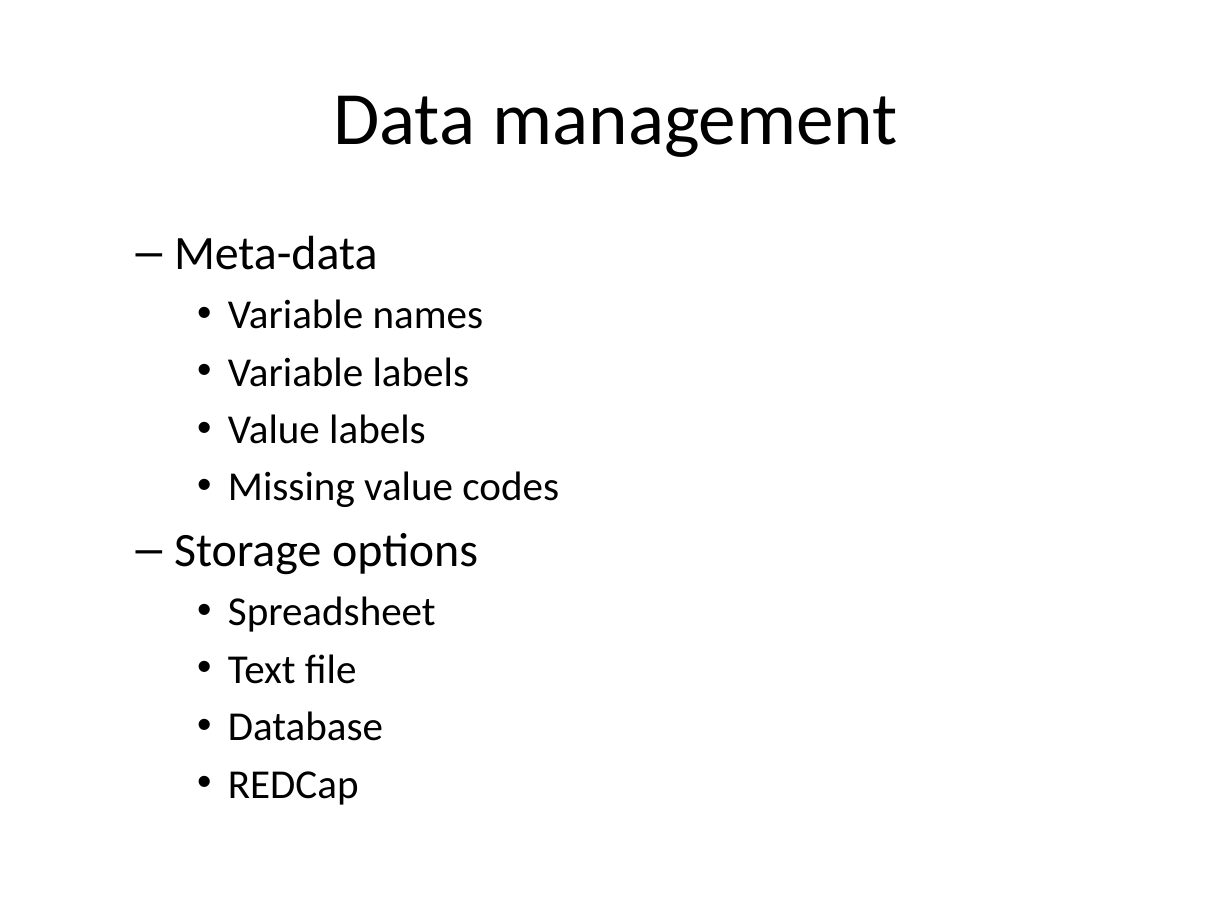
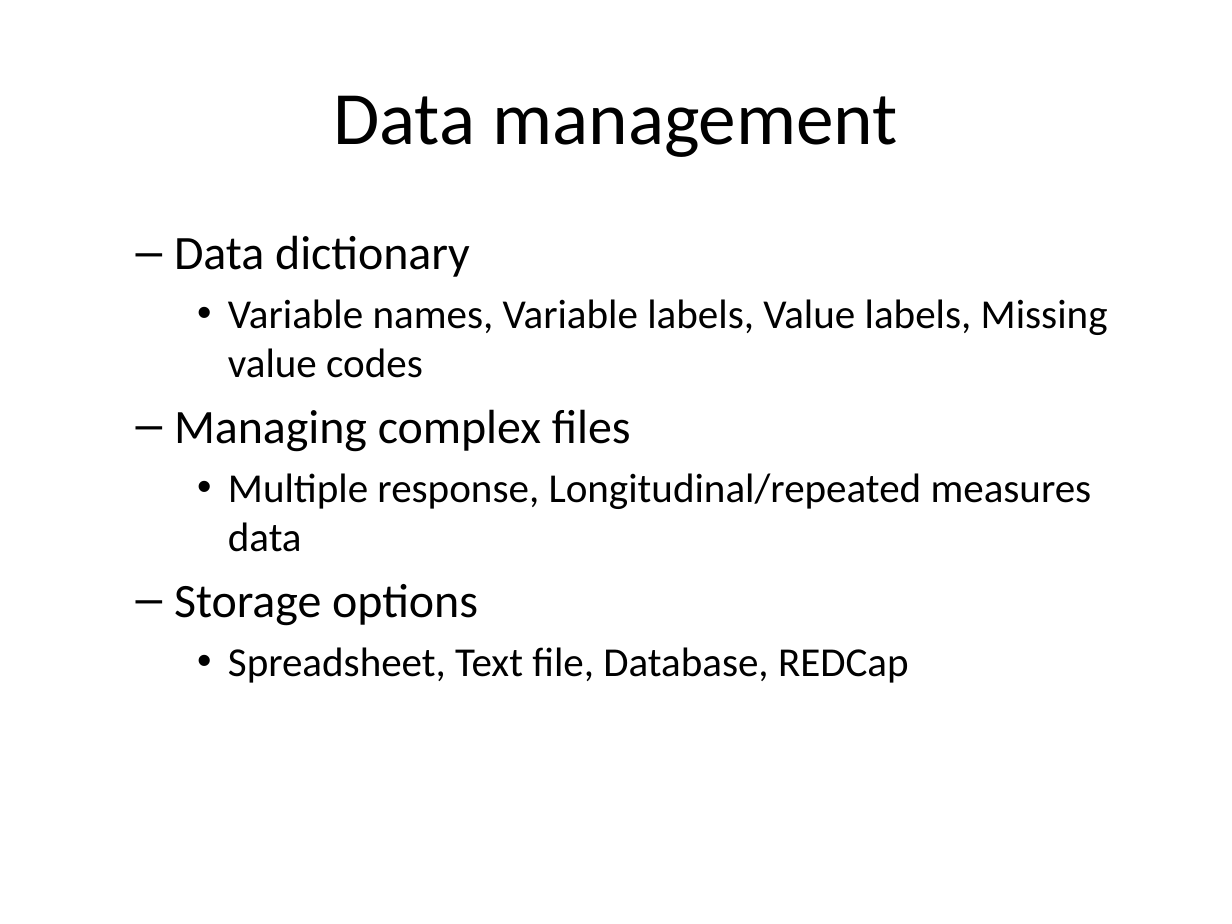
Before and after one commit to classes-medb/5510, a slide deck: slide 2 of src/video-11-data-management.pptx. Drawn at 1232x924 pixels with LibreOffice and Linux fonts; fonts in the diff are those of the drawing. Boxes give left, top, right and bottom in pixels: in the first picture for what was removed or moved away, otherwise in the second. Text is boxed around its words. In the diff, an @@ line names an element or a change of style, - is before the commit and + after.

```diff
--- a/src/video-11-data-management.pptx
+++ b/src/video-11-data-management.pptx
@@ text at (174,235,1108,552): text changed @@
-  – Meta-data
-    • Variable names
-    • Variable labels
-    • Value labels
-    • Missing value codes
+  – Data dictionary
+    • Variable names, Variable labels, Value labels, Missing value codes
+  – Managing complex files
+    • Multiple response, Longitudinal/repeated measures data
@@ text at (228,647,909,683): text changed @@
-    • Spreadsheet
-    • Text file
-    • Database
-    • REDCap
+    • Spreadsheet, Text file, Database, REDCap
```
Also in this commit, not shown: 10 other slides changed, 11 slides added, 24 slides removed, 4 other files.
